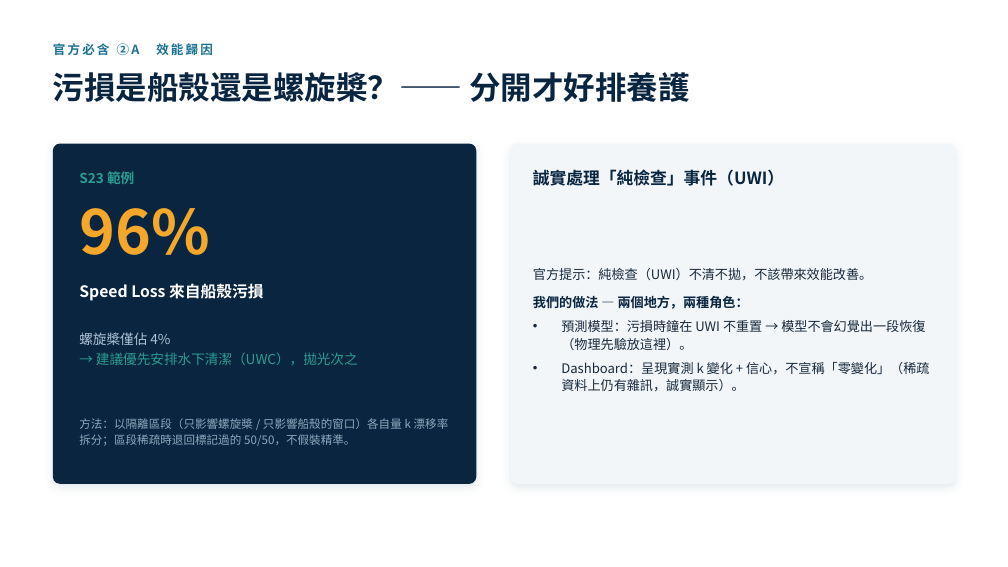
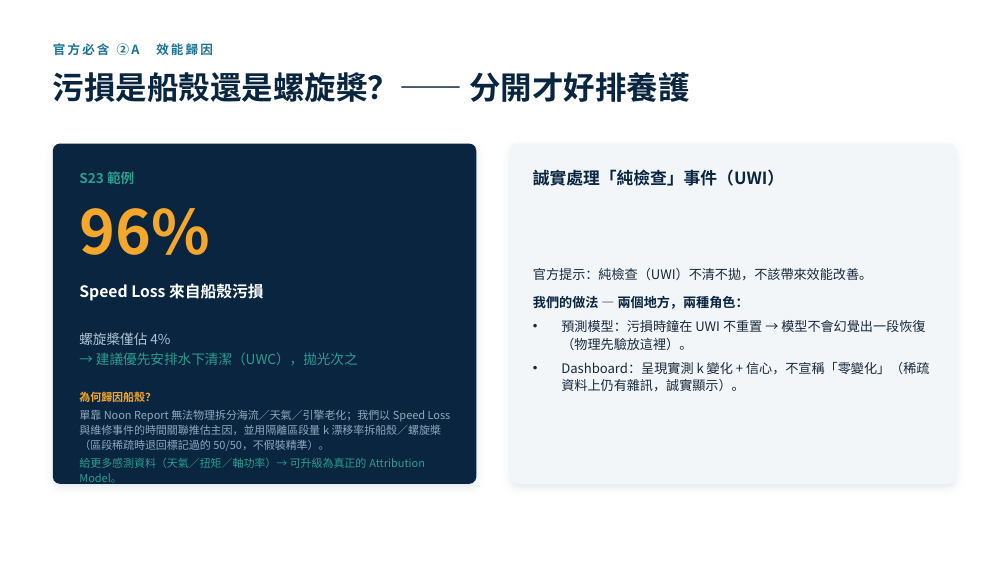
Before and after one commit to wsx5031060310guy/fleetmind-yang-ming-hackathon, a slide deck: slide 6 of apps/api/src/main/resources/static/proposal/fleetmind-proposal-deck.pptx. Drawn at 1008x567 pixels with LibreOffice and Linux fonts; fonts in the diff are those of the drawing. Boxes give left, top, right and bottom in pixels: in the first picture for what was removed or moved away, otherwise in the second. Text is boxed around its words. In the diff, an @@ line names an element or a change of style, - is before the commit and + after.

```diff
--- a/apps/api/src/main/resources/static/proposal/fleetmind-proposal-deck.pptx
+++ b/apps/api/src/main/resources/static/proposal/fleetmind-proposal-deck.pptx
@@ text at (79,392,451,486): text changed; size 11 to 10.5 pt @@
-方法：以隔離區段（只影響螺旋槳 / 只影響船殼的窗口）各自量 k 漂移率拆分；區段稀疏時退回標記過的 50/50，不假裝精準。
+為何歸因船殼？
+單靠 Noon Report 無法物理拆分海流／天氣／引擎老化；我們以 Speed Loss 與維修事件的時間關聯推估主因，並用隔離區段量 k 漂移率拆船殼／螺旋槳（區段稀疏時退回標記過的 50/50，不假裝精準）。
+給更多感測資料（天氣／扭矩／軸功率）→ 可升級為真正的 Attribution Model。
```
Also in this commit, not shown: 1 other slide changed, 8 other files.
